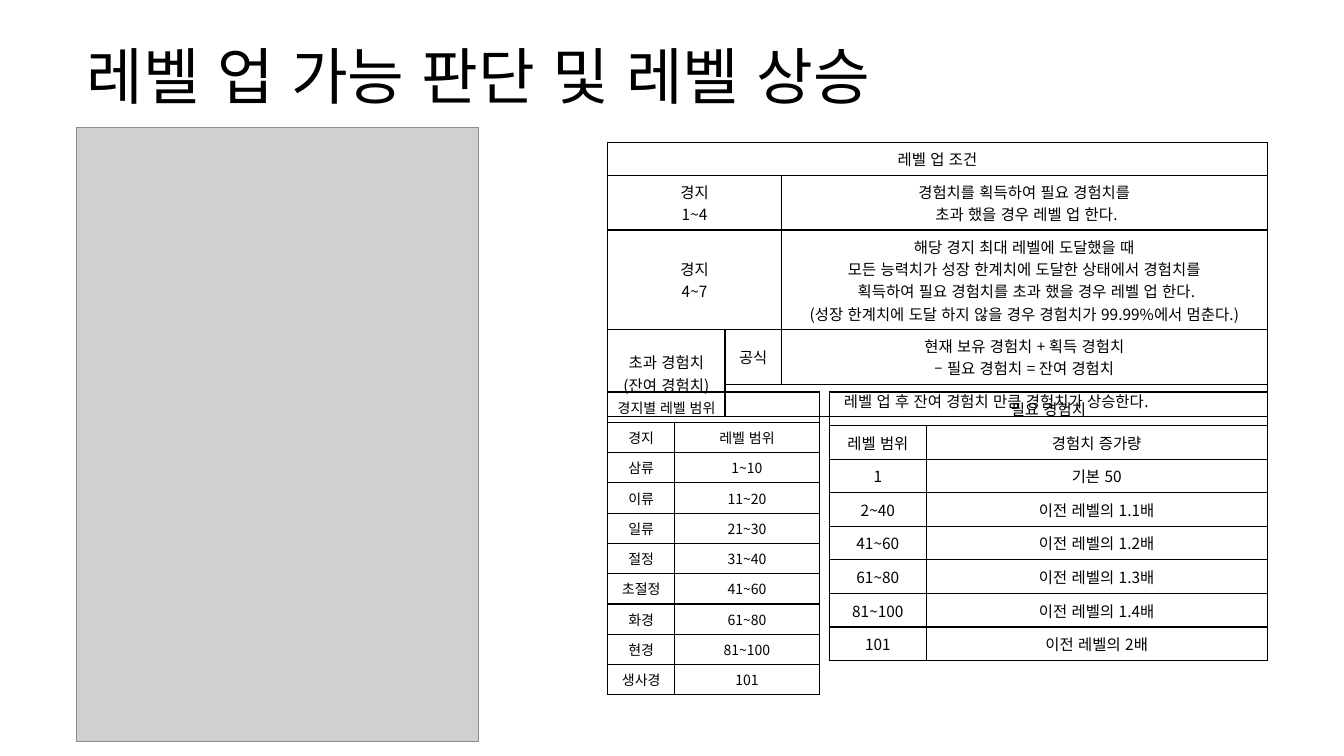
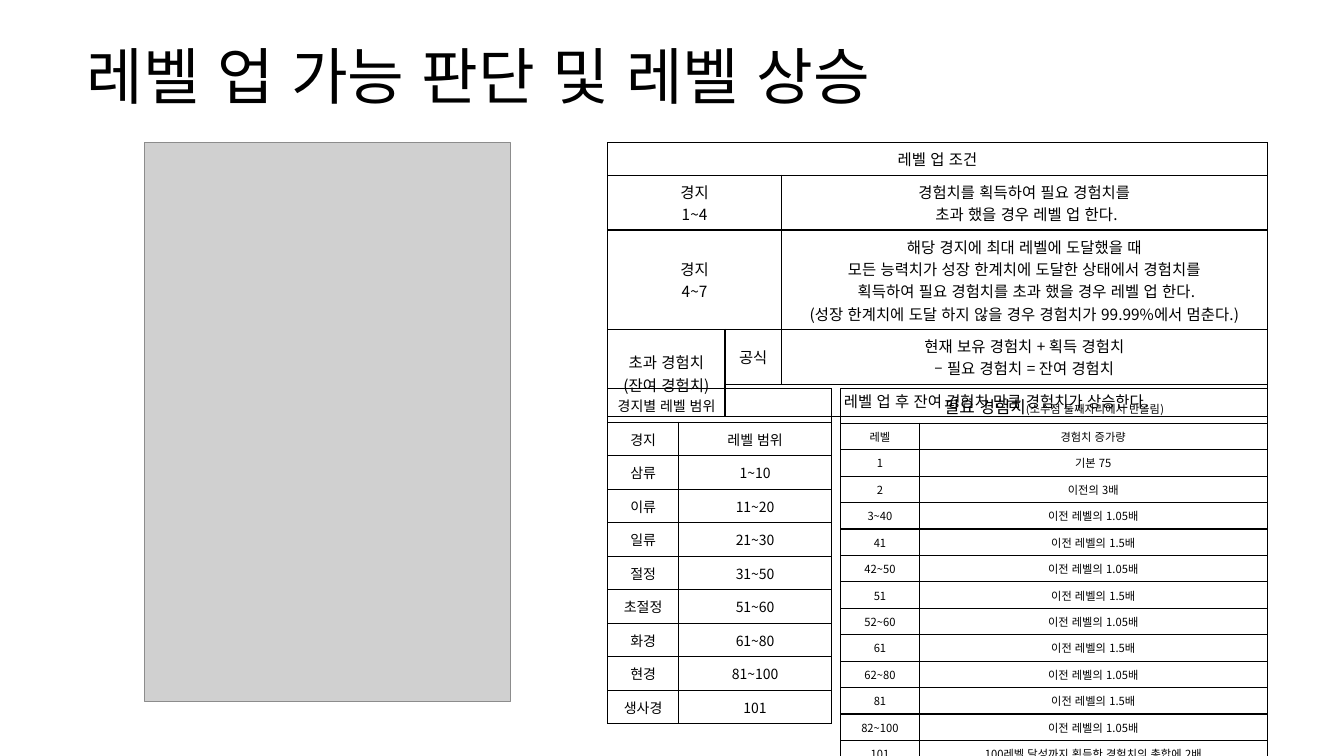
Before and after one commit to yjk0401/unityenginebasic_9th, a slide deck: slide 5 of 기획/방랑엽사전/레벨업 시스템 기획서.pptx. Drawn at 1344x756 pixels with LibreOffice and Linux fonts; fonts in the diff are those of the drawing; grey boxes stand for pictures. Boxes give left, top, right and bottom in pixels: in the first picture for what was removed or moved away, otherwise in the second. Text is boxed around its words. In the diff, an @@ line names an element or a change of style, - is before the commit and + after.

```diff
--- a/기획/방랑엽사전/레벨업 시스템 기획서.pptx
+++ b/기획/방랑엽사전/레벨업 시스템 기획서.pptx
@@ picture: place and size @@
-picture at <box>77,128,479,742</box>
+picture at <box>144,143,510,703</box>
@@ table at <box>608,143,1268,737</box> @@
-row 3, column 3: 해당 경지 최대 레벨에 도달했을 때 / 모든 능력치가 성장 한계치에 도달한 상태에서 경험치를 / 획득하여 필요 경험치를 초과 했을 경우 레벨 업 한다. / (성장 한계치에 도달 하지 않을 경우 경험치가 99.99%에서 멈춘다.)
+row 3, column 3: 해당 경지에 최대 레벨에 도달했을 때 / 모든 능력치가 성장 한계치에 도달한 상태에서 경험치를 / 획득하여 필요 경험치를 초과 했을 경우 레벨 업 한다. / (성장 한계치에 도달 하지 않을 경우 경험치가 99.99%에서 멈춘다.)
@@ table at <box>608,389,832,724</box> @@
-row 6, column 2: 31~40
+row 6, column 2: 31~50
-row 7, column 2: 41~60
+row 7, column 2: 51~60
@@ table: place and size @@
-table at <box>608,392,820,690</box>
+table at <box>608,389,832,724</box>
@@ table at <box>841,389,1267,737</box> @@
-row 1: 필요 경험치 | 
-row 2: 레벨 범위 | 경험치 증가량
-row 3: 1 | 기본 50
-row 4: 2~40 | 이전 레벨의 1.1배
-row 5: 41~60 | 이전 레벨의 1.2배
-row 6: 61~80 | 이전 레벨의 1.3배
-row 7: 81~100 | 이전 레벨의 1.4배
-row 8: 101 | 이전 레벨의 2배
+row 1: 필요 경험치(소수점 둘째자리에서 반올림) | 
+row 2: 레벨 | 경험치 증가량
+row 3: 1 | 기본 75
+row 4: 2 | 이전의 3배
+row 5: 3~40 | 이전 레벨의 1.05배
+row 6: 41 | 이전 레벨의 1.5배
+row 7: 42~50 | 이전 레벨의 1.05배
+row 8: 51 | 이전 레벨의 1.5배
+row 9: 52~60 | 이전 레벨의 1.05배
+row 10: 61 | 이전 레벨의 1.5배
+row 11: 62~80 | 이전 레벨의 1.05배
+row 12: 81 | 이전 레벨의 1.5배
+row 13: 82~100 | 이전 레벨의 1.05배
+row 14: 101 | 100레벨 달성까지 획득한 경험치의 총합에 2배
@@ table: place and size @@
-table at <box>830,392,1267,661</box>
+table at <box>841,389,1267,737</box>
```
Also in this commit, not shown: 2 other slides changed, 3 other files.
